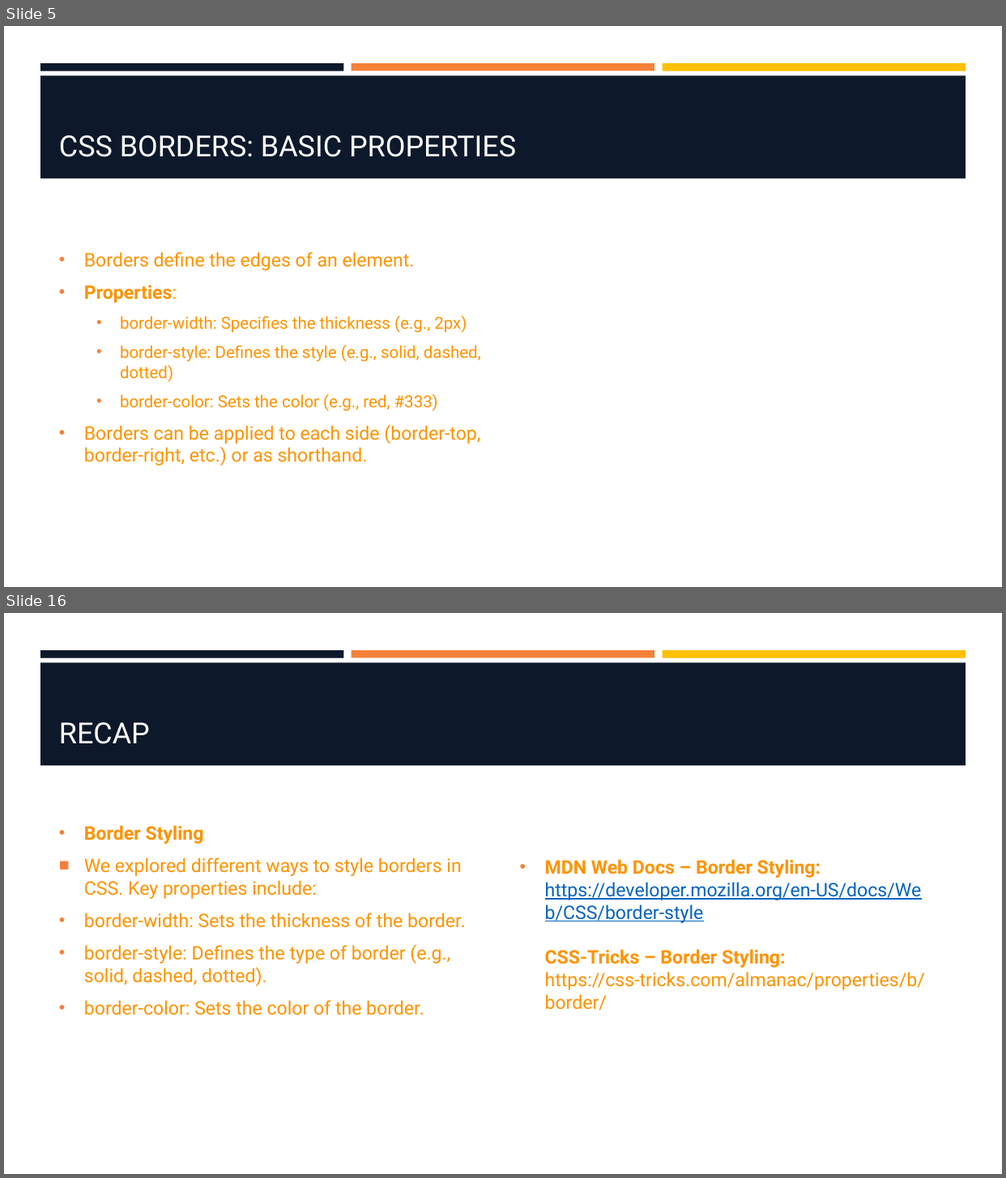
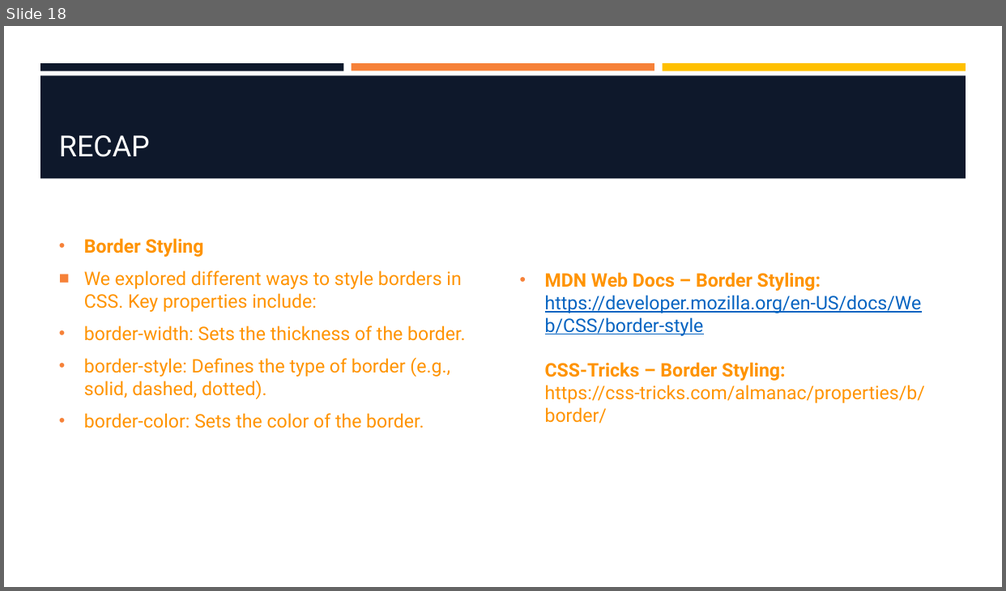
Before and after one commit to hawkeye1900/SBC-Sept24, a slide deck: week-2/W2-S3-FlexBox/W2-S3-FlexBox.pptx. Shown one above the other, each under a label of ours: slides 5 and 16 before the commit, slide 18 after it; the slides between them are not shown. The pictures are 1006x1178 and 1006x591 pixels, drawn with LibreOffice and Linux fonts; fonts in the diff are those of the drawing; background and template pictures are left out. Boxes give left, top, right and bottom in pixels: in the first picture for what was removed or moved away, otherwise in the second. Text is boxed around its words. In the diff, an @@ line names an element or a change of style, - is before the commit and + after.

```diff
--- a/week-2/W2-S3-FlexBox/W2-S3-FlexBox.pptx
+++ b/week-2/W2-S3-FlexBox/W2-S3-FlexBox.pptx
@@ slide 5 removed at (4, 26, 1002, 587), background #FFFFFF; not listed: 4 template elements that a slide beside it also shows @@
@@ title removed at (59, 135, 516, 157) @@
-CSS BORDERS: BASIC PROPERTIES
@@ text removed at (84, 252, 481, 466) @@
-• Borders define the edges of an element.
-• Properties:
-  • border-width: Specifies the thickness (e.g., 2px)
-  • border-style: Defines the style (e.g., solid, dashed, dotted)
-  • border-color: Sets the color (e.g., red, #333)
-• Borders can be applied to each side (border-top, border-right, etc.) or as shorthand.
@@ what was slide 16 is now slide 18 @@
```
Also in this commit, not shown: 4 slides changed, 13 slides added, 10 other slides removed, 2 other files.
